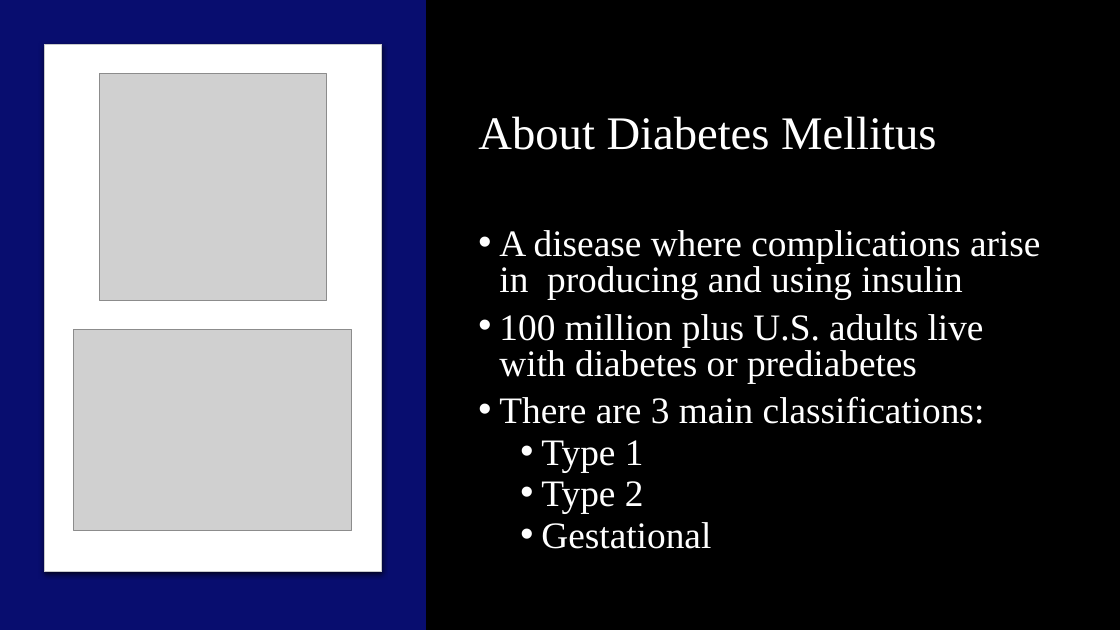
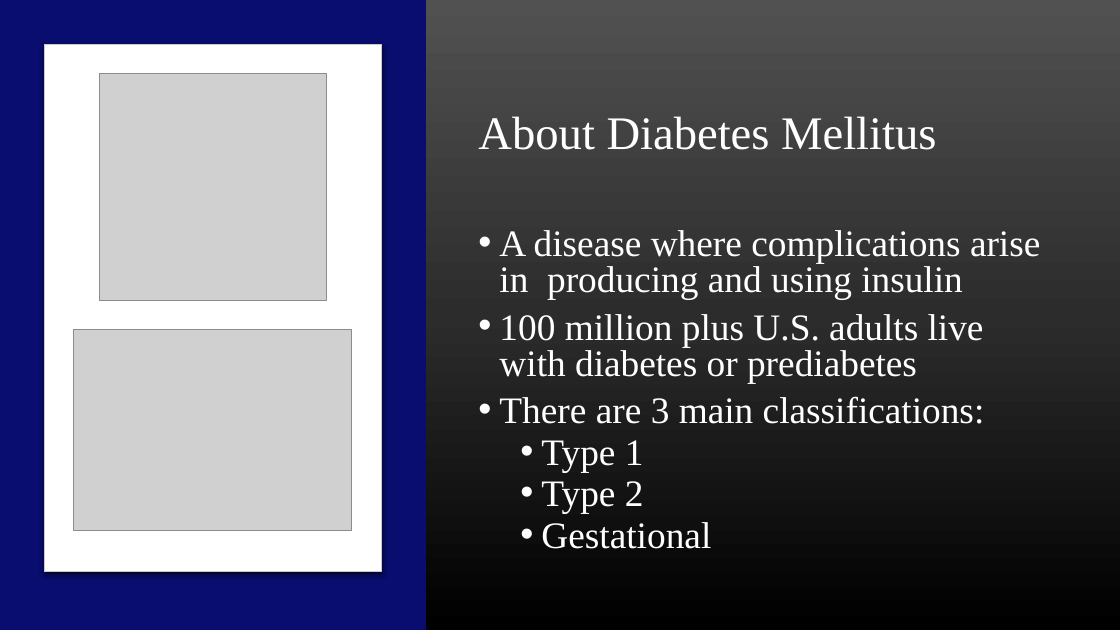
Before and after one commit to imw2/Diabetes-Diagnosis-Prediction, a slide deck: slide 4 of Presentation/FinalPresentationWittler.pptx. Drawn at 1120x630 pixels with LibreOffice and Linux fonts; fonts in the diff are those of the drawing; grey boxes stand for pictures. Boxes give left, top, right and bottom in pixels: in the first picture for what was removed or moved away, otherwise in the second. Text is boxed around its words. In the diff, an @@ line names an element or a change of style, - is before the commit and + after.

```diff
--- a/Presentation/FinalPresentationWittler.pptx
+++ b/Presentation/FinalPresentationWittler.pptx
@@ background #000000 to gradient #515151 to #2E2E2E to #000000 @@
```
Also in this commit, not shown: 11 other slides changed, 1 slide added, 1 slide removed.
